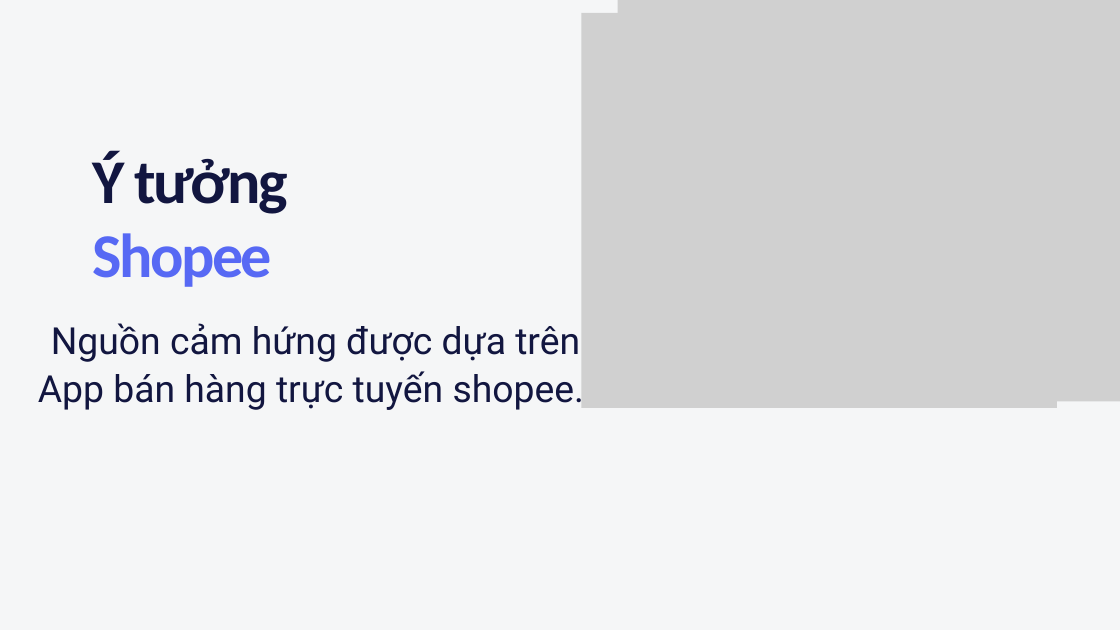
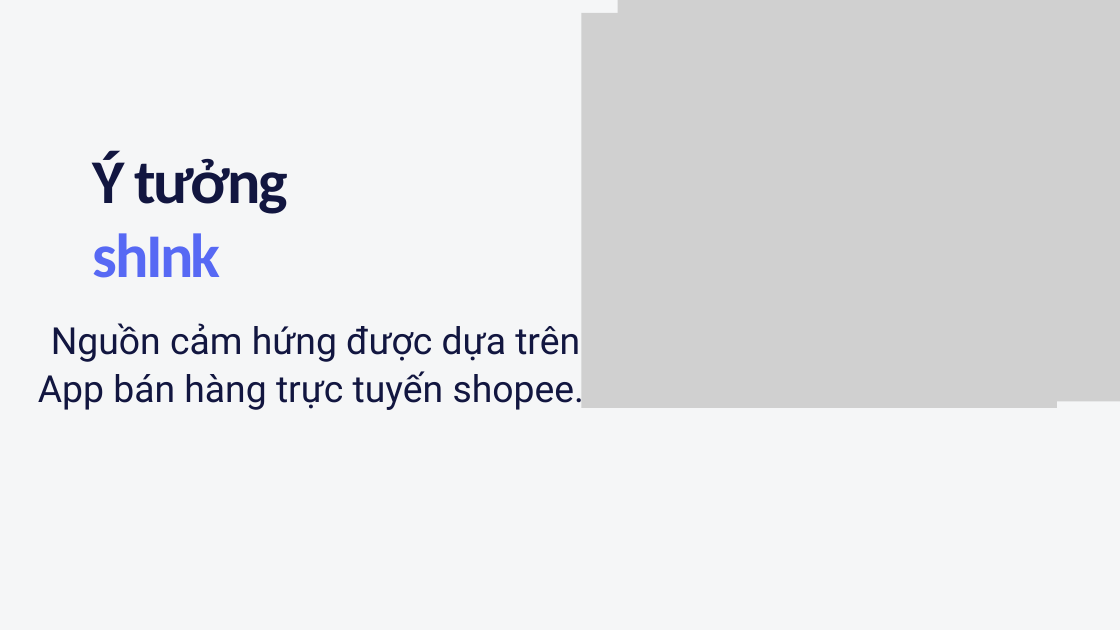
Before and after one commit to inktell/python-app, a slide deck: slide 2 of PP/Bản sao của Minimal Illustrative Digital Marketing Proposal Presentation.pptx. Drawn at 1120x630 pixels with LibreOffice and Linux fonts; fonts in the diff are those of the drawing; grey boxes stand for pictures. Boxes give left, top, right and bottom in pixels: in the first picture for what was removed or moved away, otherwise in the second. Text is boxed around its words. In the diff, an @@ line names an element or a change of style, - is before the commit and + after.

```diff
--- a/PP/Bản sao của Minimal Illustrative Digital Marketing Proposal Presentation.pptx
+++ b/PP/Bản sao của Minimal Illustrative Digital Marketing Proposal Presentation.pptx
@@ text at box(93, 233, 221, 278): text changed @@
-Shopee
+shInk
```
Also in this commit, not shown: 7 other slides changed.
